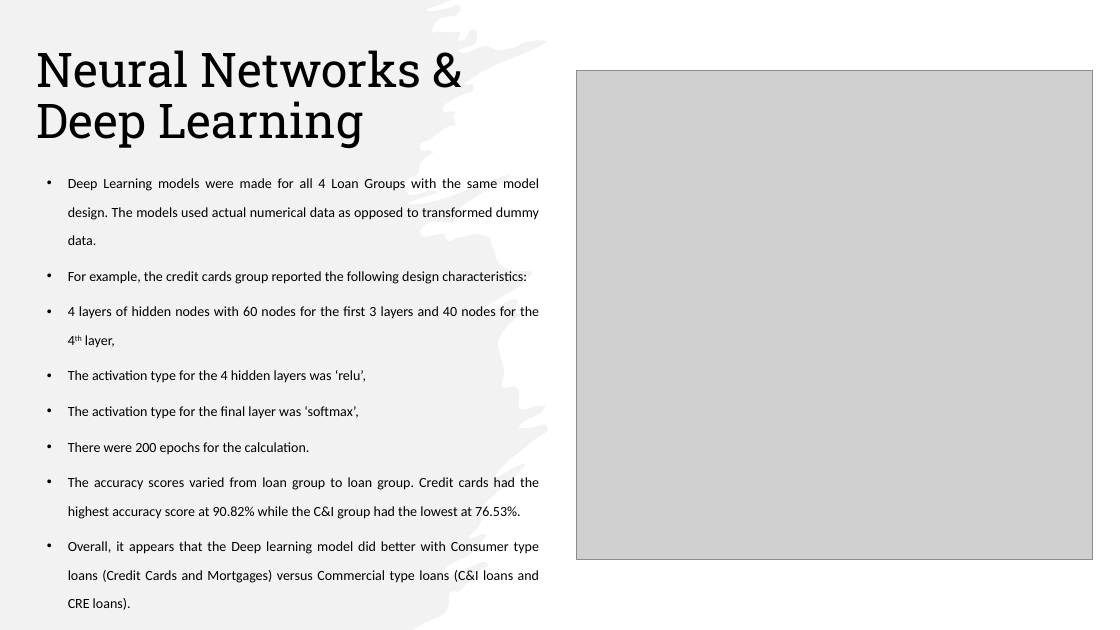
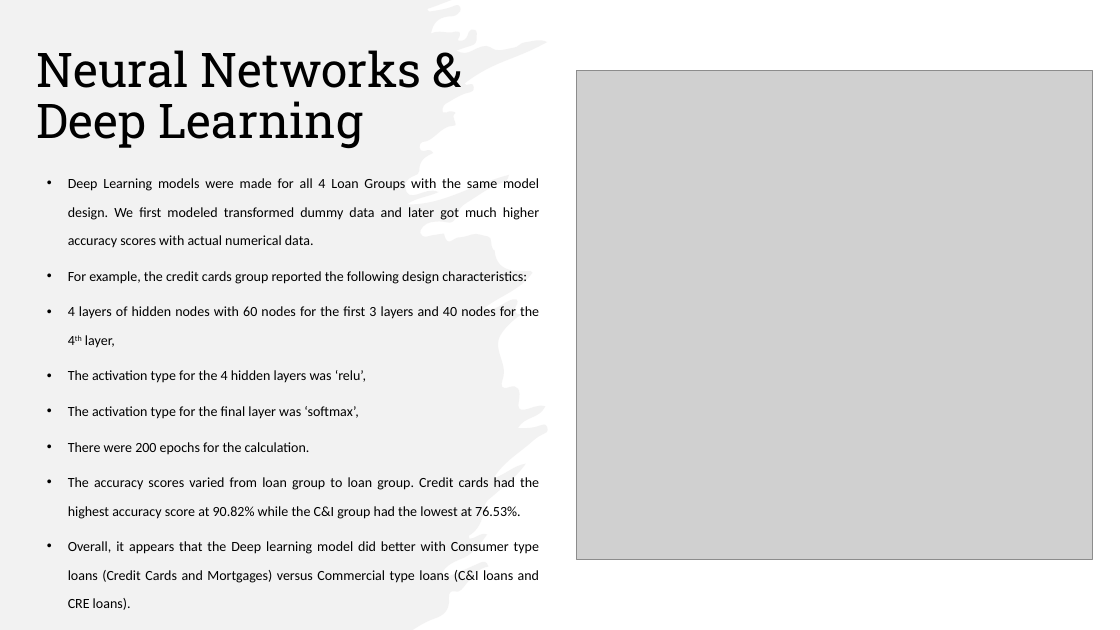
Before and after one commit to RyakDL/Project-Loan-Charge-Offs, a slide deck: slide 6 of Presentation_and_informational_files/Project_4 Presentation_Final.pptx. Drawn at 1120x630 pixels with LibreOffice and Linux fonts; fonts in the diff are those of the drawing; grey boxes stand for pictures. Boxes give left, top, right and bottom in pixels: in the first picture for what was removed or moved away, otherwise in the second. Text is boxed around its words. In the diff, an @@ line names an element or a change of style, - is before the commit and + after.

Commit message:
updated presentation 11.15.23

```diff
--- a/Presentation_and_informational_files/Project_4 Presentation_Final.pptx
+++ b/Presentation_and_informational_files/Project_4 Presentation_Final.pptx
@@ text at bbox=[68, 178, 539, 248]: text changed @@
-• Deep Learning models were made for all 4 Loan Groups with the same model design. The models used actual numerical data as opposed to transformed dummy data.
+• Deep Learning models were made for all 4 Loan Groups with the same model design. We first modeled transformed dummy data and later got much higher accuracy scores with actual numerical data.
```
Also in this commit, not shown: 1 other file.
